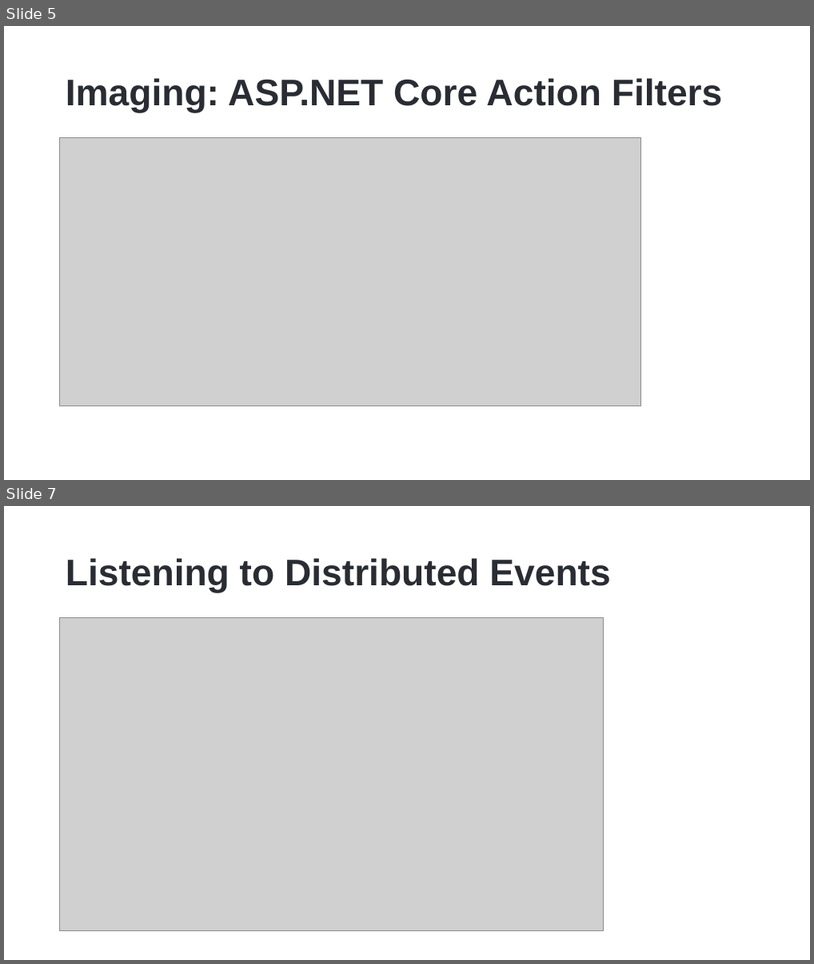
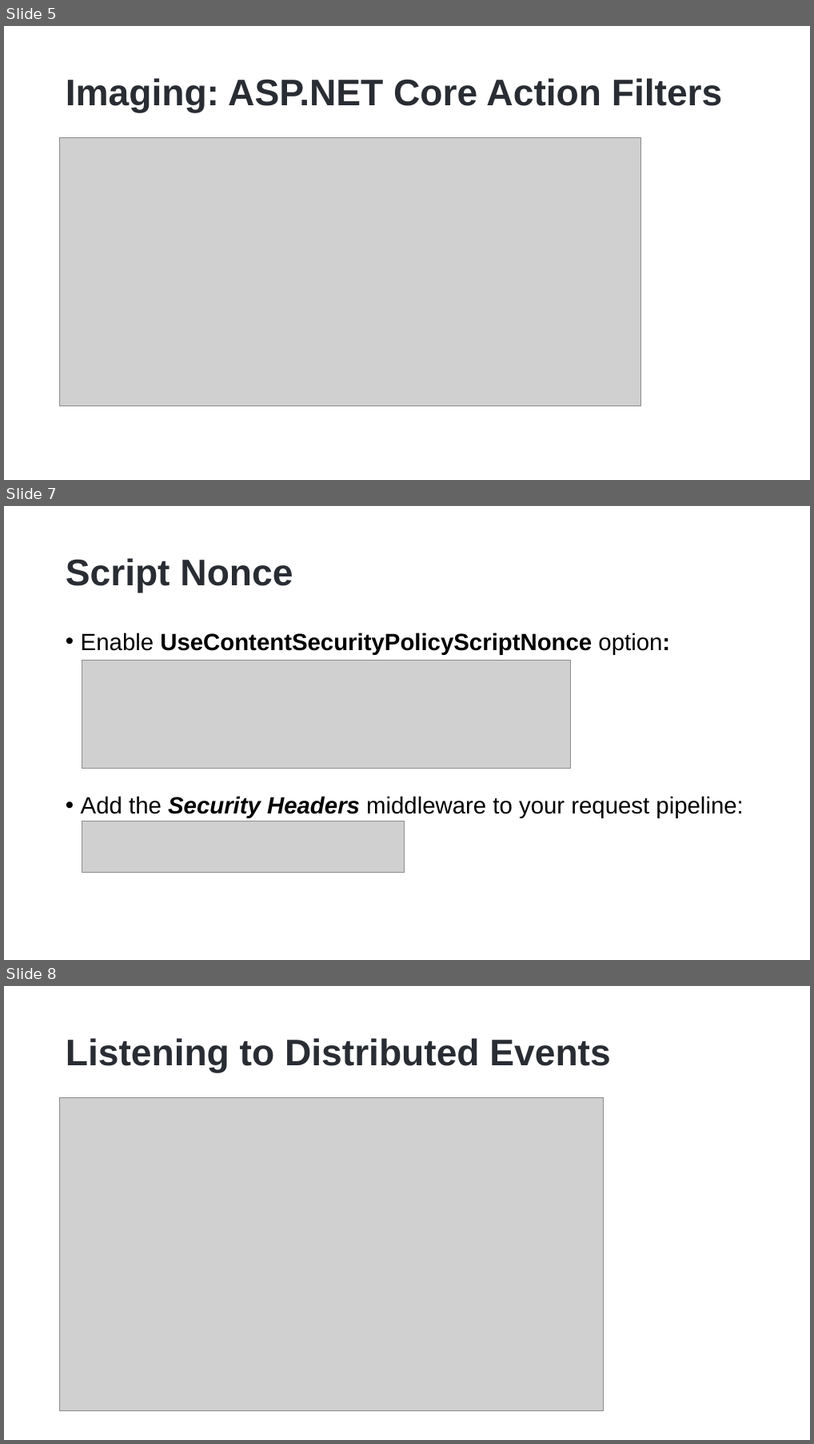
Before and after one commit to hikalkan/presentations, a slide deck: 2023-05-30 ABP Community Talks 2023.4/ABP Comm Talks 2023.4.pptx. Shown one above the other, each under a label of ours: slides 5 and 7 before the commit, slides 5, 7 and 8 after it; the slides between them are not shown. The pictures are 814x964 and 814x1444 pixels, drawn with LibreOffice and Linux fonts; fonts in the diff are those of the drawing; grey boxes stand for pictures; background and template pictures are left out. Boxes give left, top, right and bottom in pixels: in the first picture for what was removed or moved away, otherwise in the second. Text is boxed around its words. In the diff, an @@ line names an element or a change of style, - is before the commit and + after.

```diff
--- a/2023-05-30 ABP Community Talks 2023.4/ABP Comm Talks 2023.4.pptx
+++ b/2023-05-30 ABP Community Talks 2023.4/ABP Comm Talks 2023.4.pptx
@@ slide 7 added at box(4, 506, 810, 960), background picture (left out) @@
@@ title added at box(66, 558, 293, 593), 44 pt, text #292D33, bold @@
+Script Nonce
@@ text added at box(81, 632, 743, 818), 28 pt, text #000000, bold @@
+• Enable UseContentSecurityPolicyScriptNonce option:
+• Add the Security Headers middleware to your request pipeline:
@@ picture added at box(82, 660, 570, 768) @@
@@ picture added at box(82, 821, 405, 872) @@
@@ what was slide 7 is now slide 8 @@
```
Also in this commit, not shown: 1 slide changed.
